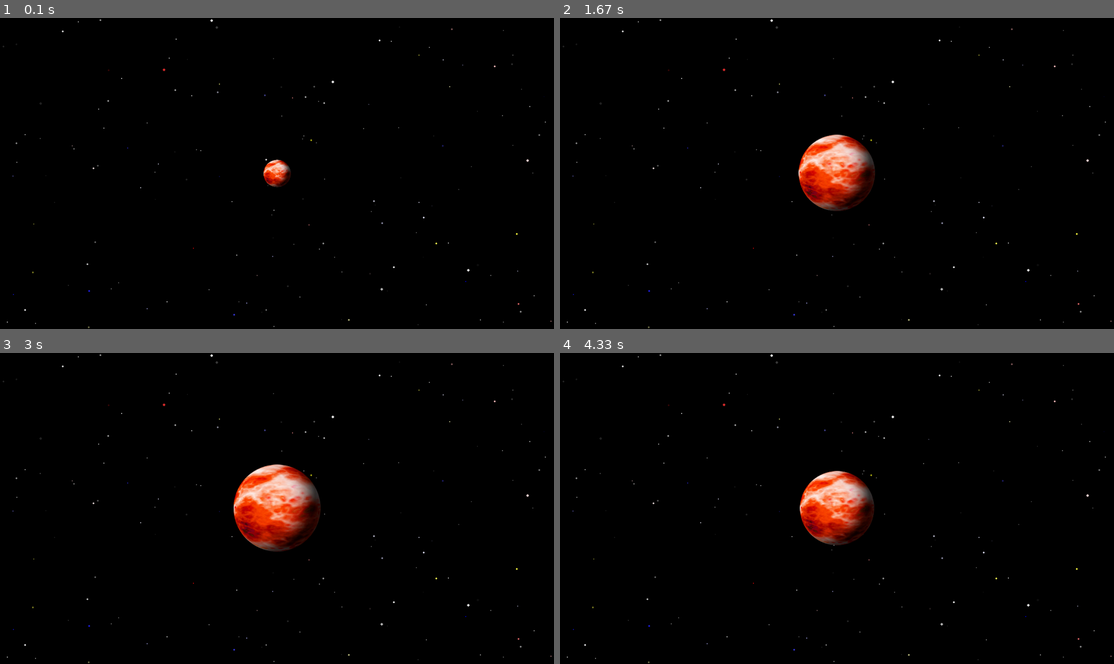
Above: before the commit, frames 1-4 (two rows, left to right).
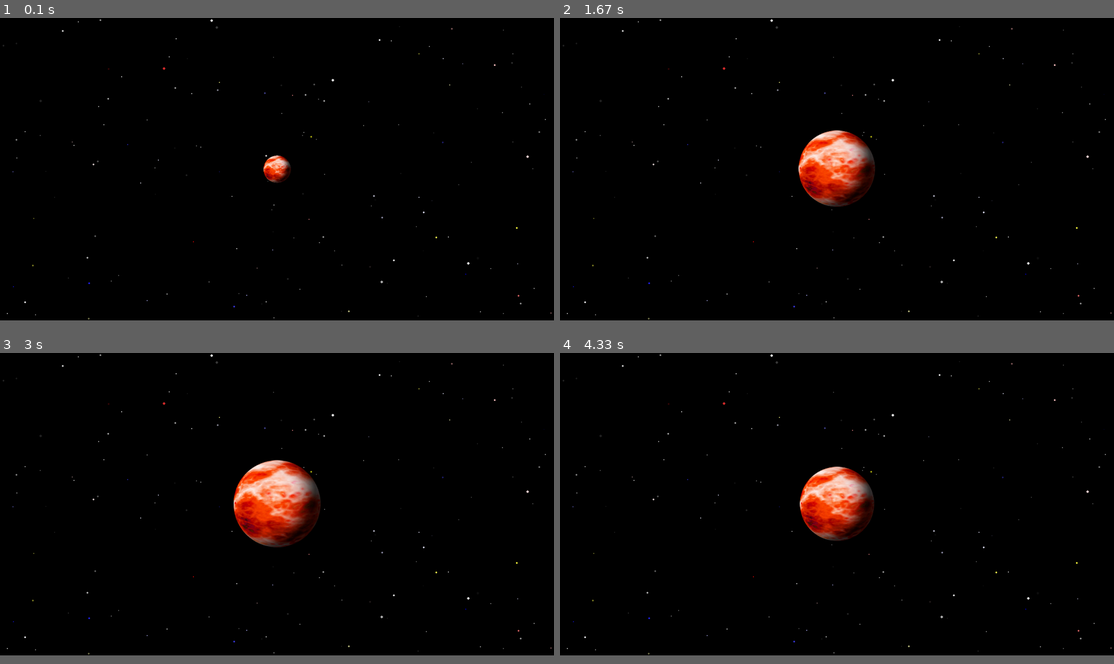
Above: after the commit, the same moments.

Repository: dcbriccetti/python-lessons
Game: pygame game, started from Planet/planet.py
Same seed, same stepped clock (60 frames per second), same inputs: the game is played once before the commit and once after it.
Inputs:
- Up to frame 1 (0.1 s): no input
- Up to frame 2 (1.67 s): hold Up 0.33-0.8 s; hold Down 0.83-1.13 s; hold Up 1.17-1.53 s; hold Down from 1.57 s (still down)
- Up to frame 3 (3 s): release Down at 1.93 s; hold Up 1.97-2.27 s; hold Down 2.3-2.6 s; hold Up from 2.63 s (still down)
- Up to frame 4 (4.33 s): release Up at 3 s; hold Down 3.03-3.4 s; hold Up 3.43-3.73 s; hold Down 3.77-4.07 s; hold Up from 4.1 s (still down)
In our replay, the window is 900x506 before the commit and 900x492 after it. These sizes can differ from the game's own. Grey fills any space a smaller window leaves; there, only what the larger window draws over its background counts as a difference.

The runs differ from the first frame. In frame 1, 0.7% of the frame differs, in the area x 0-100%, y 3-100%; in frame 2, 2.3%; in frame 3, 2.8%; in frame 4, 2.2%.

Commit message:
Remove unused variable, set screen size to fit in 720P.

Diff:
--- a/Planet/planet.py
+++ b/Planet/planet.py
@@ -1,5 +1,5 @@
 import pygame
-from pygame.constants import FULLSCREEN, KEYDOWN, K_ESCAPE, K_UP, K_DOWN, QUIT
+from pygame.constants import KEYDOWN, K_ESCAPE, K_UP, K_DOWN, QUIT
 from stars import draw_field
 
 pg = pygame
@@ -7,14 +7,13 @@
 pg.init()
 pd.set_caption("Approaching a Class M Planet")
 pg.key.set_repeat(1, 20)
-screen = pd.set_mode((0, 0), FULLSCREEN)
+screen = pd.set_mode((1280, 700))
 sr = screen.get_rect()
 planet = pg.image.load('planet.png')
 star_field = screen.copy()
 draw_field(star_field)
 
 clock = pygame.time.Clock()
-run = True
 
 planet_size = sr.width / 20
 planet_size_increment = max(5, sr.width / 500)
